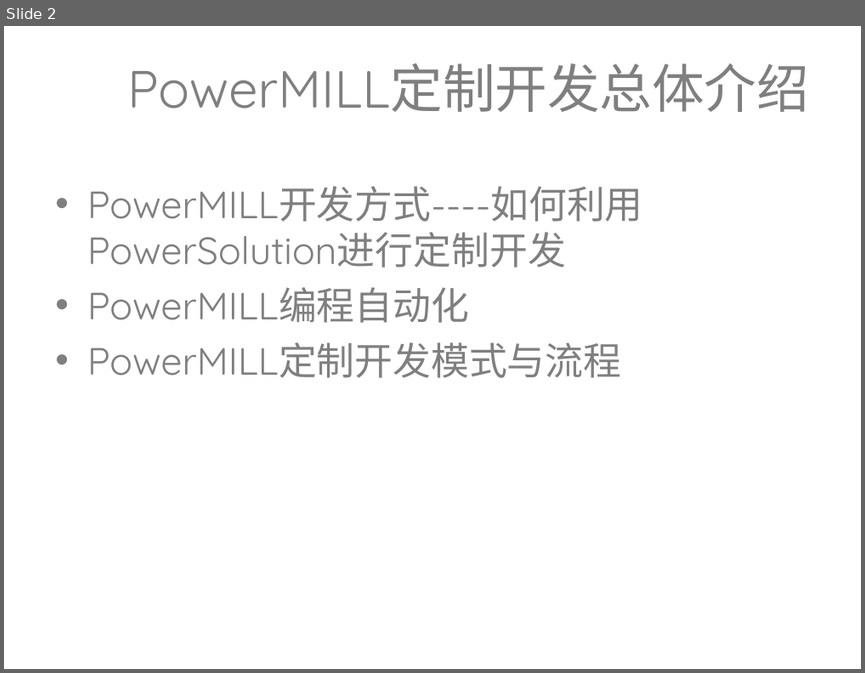
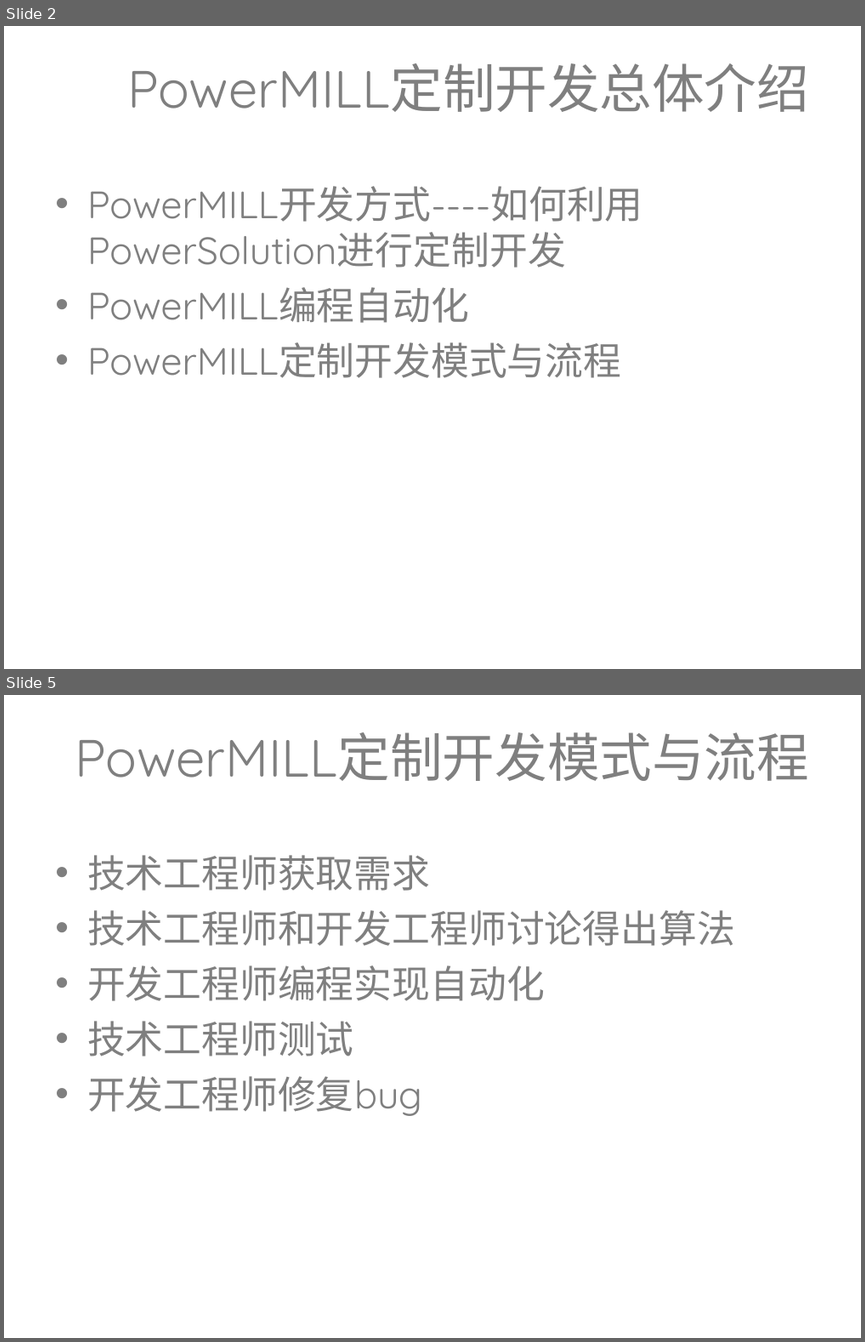
Before and after one commit to lixiaolei19821218/Training_PPT, a slide deck: 定制开发培训.ppt. Shown one above the other, each under a label of ours: slide 2 before the commit, slides 2 and 5 after it; the slides between them are not shown. The pictures are 865x673 and 865x1342 pixels, drawn with LibreOffice and Linux fonts; fonts in the diff are those of the drawing; background and template pictures are left out. Boxes give left, top, right and bottom in pixels: in the first picture for what was removed or moved away, otherwise in the second. Text is boxed around its words. In the diff, an @@ line names an element or a change of style, - is before the commit and + after.

```diff
--- a/定制开发培训.ppt
+++ b/定制开发培训.ppt
@@ slide 5 added at bbox=[4, 695, 861, 1338], background picture (left out) @@
@@ title added at bbox=[75, 732, 810, 781], 44 pt, text #7F7F7F @@
+PowerMILL定制开发模式与流程
@@ text added at bbox=[87, 855, 735, 1116], 32 pt, text #7F7F7F @@
+• 技术工程师获取需求
+• 技术工程师和开发工程师讨论得出算法
+• 开发工程师编程实现自动化
+• 技术工程师测试
+• 开发工程师修复bug
```
Also in this commit, not shown: 21 other slides added, 1 slide removed.
